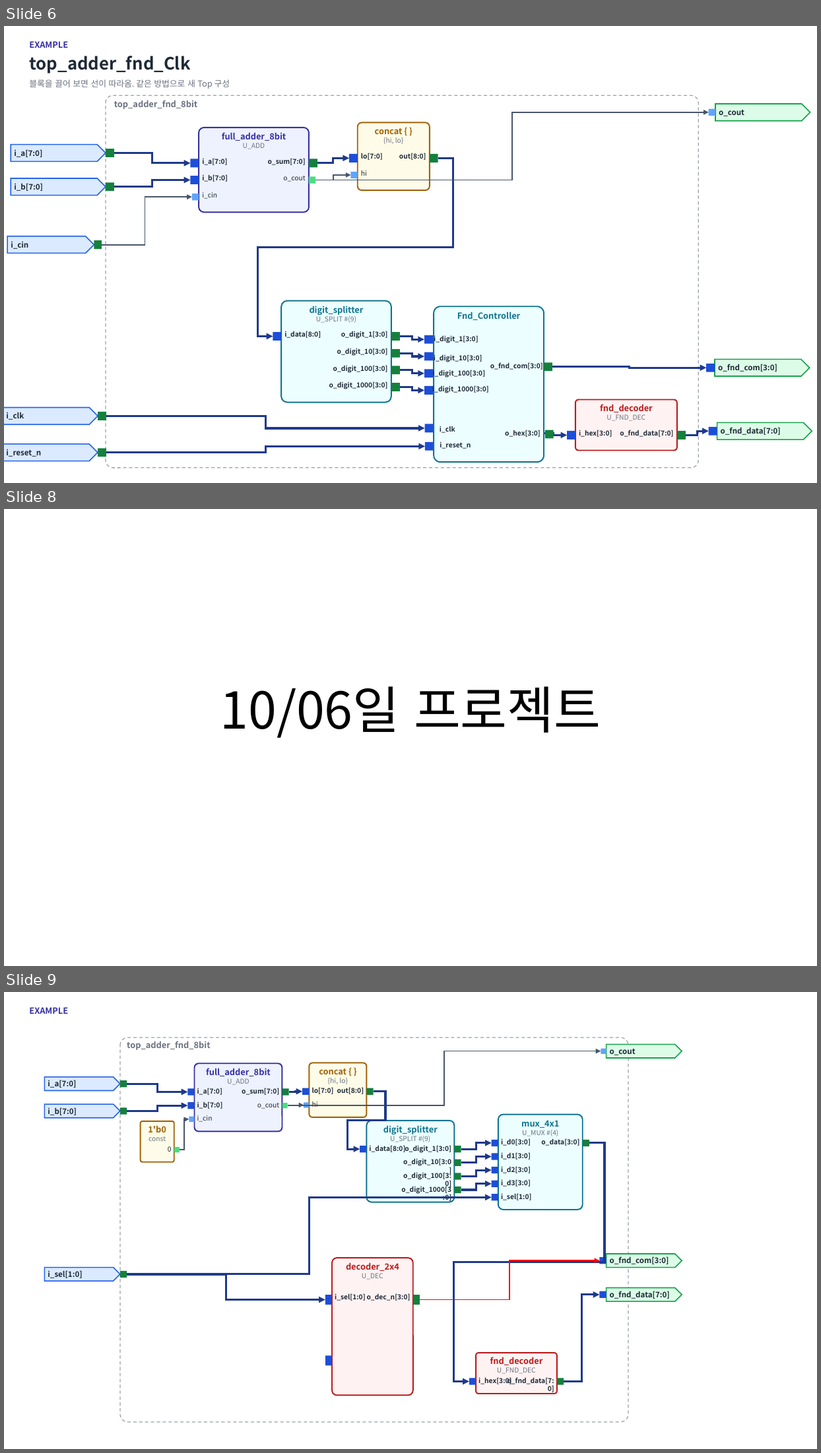
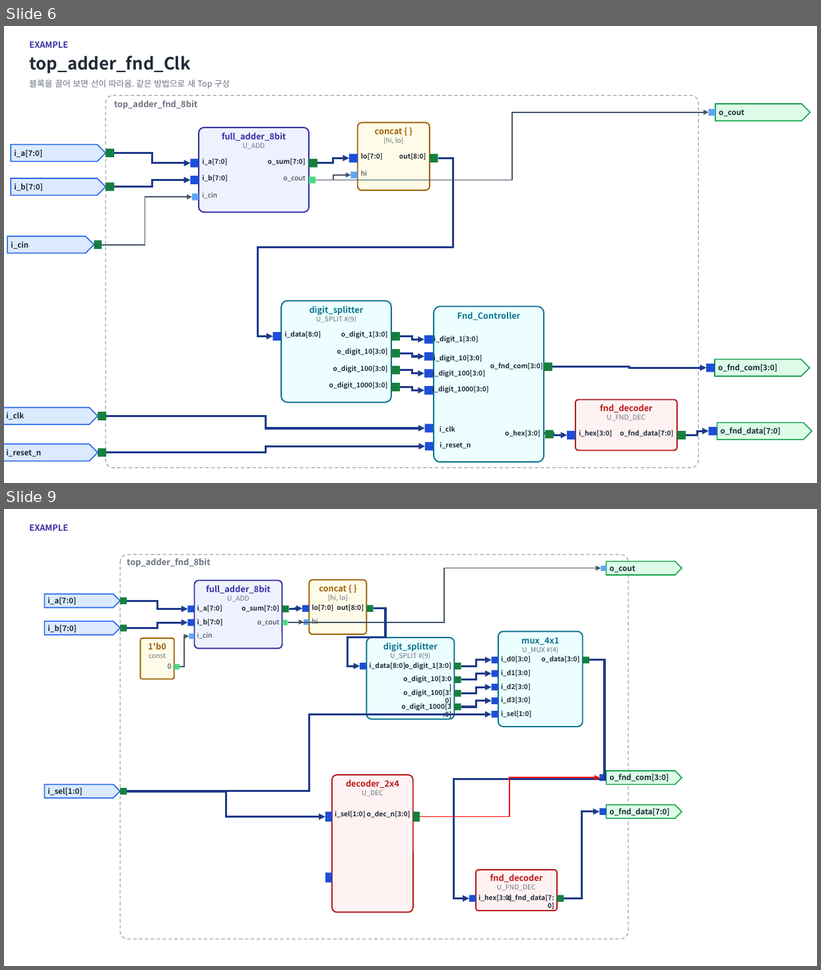
Before and after one commit to kimsacademy1234-max/System_Verilog, a slide deck: vfile/inform_module/module_library.pptx. Shown one above the other, each under a label of ours: slides 6, 8 and 9 before the commit, slides 6 and 9 after it; the slides between them are not shown. The pictures are 821x1453 and 821x970 pixels, drawn with LibreOffice and Linux fonts; fonts in the diff are those of the drawing. Boxes give left, top, right and bottom in pixels: in the first picture for what was removed or moved away, otherwise in the second. Text is boxed around its words. In the diff, an @@ line names an element or a change of style, - is before the commit and + after.

```diff
--- a/vfile/inform_module/module_library.pptx
+++ b/vfile/inform_module/module_library.pptx
@@ slide 8 removed at (x1=4, y1=509, x2=817, y2=966), background #FFFFFF @@
@@ title removed at (x1=220, y1=687, x2=601, y2=738) @@
-10/06일 프로젝트
```
Also in this commit, not shown: 1 slide changed, 1 slide added, 12 other files.
